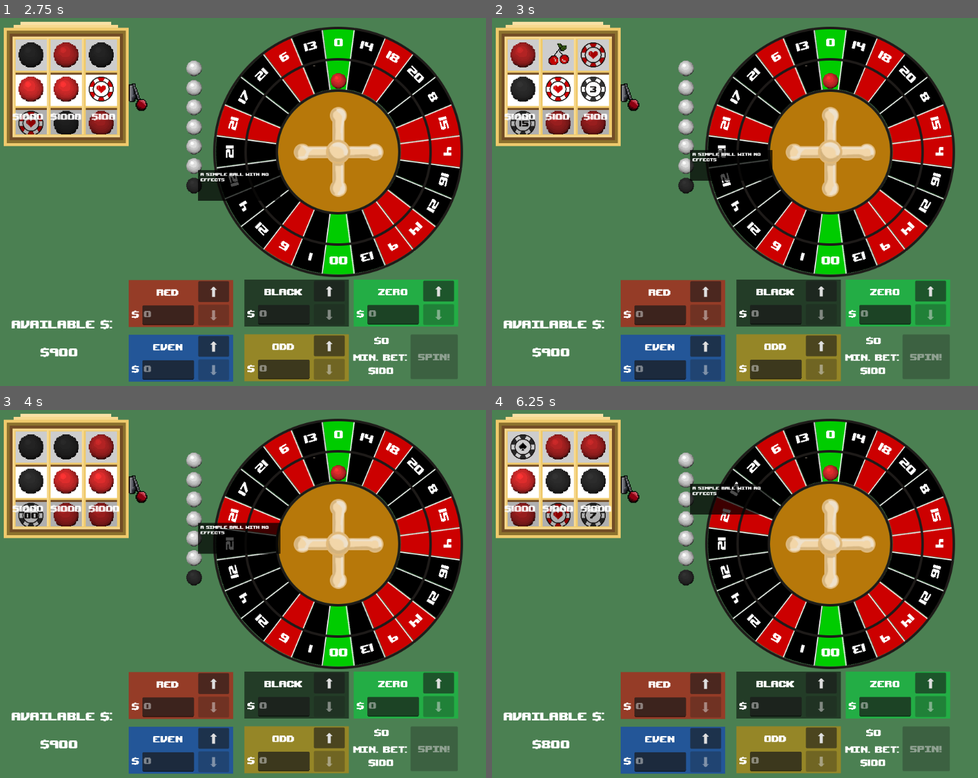
Above: before the commit, frames 1-4 (two rows, left to right).
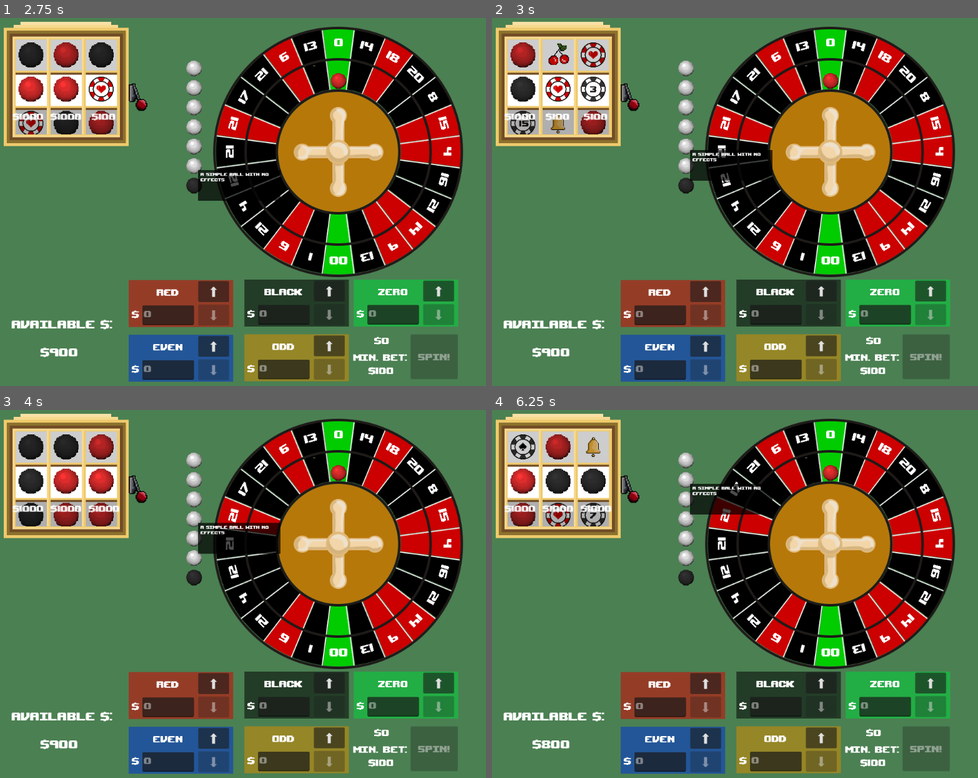
Above: after the commit, the same moments.

Repository: RossRKK/gmtk-game-jam-2025
Game: Godot game, scene res://scenes/roulette_scene.tscn
Two runs of this game, one before a commit and one after it. Both use one fixed random seed, a clock stepped at 60 frames per second and the inputs below. Sound files missing from this copy of the repository are replaced by a short silence.
Inputs (mouse positions are in pixels of both pictures, inside the frame that each line leads up to):
- Up to frame 1 (2.75 s): click (136, 84) at 0.5 s; click (194, 187) at 1.27 s; click (194, 165) at 2.02 s
- Up to frame 2 (3 s): click (686, 146) at 2.77 s
- Up to frame 3 (4 s): click (194, 520) at 3.52 s
- Up to frame 4 (6.25 s): click (628, 476) at 4.25 s; click (686, 498) at 5.02 s; click (686, 479) at 5.77 s

Frame 1 is identical in both runs. In frame 2, 0.2% of the frame differs, in the area x 11-17%, y 25-32%; in frame 3, 0.1%; in frame 4, 0.3%, in the area x 18-24%, y 6-14%.

Commit message:
Added power up for adding zeros

Diff:
--- a/scripts/power_up.gd
+++ b/scripts/power_up.gd
@@ -19,12 +19,14 @@
 	var power_ups: Array = [
 		PowerUpMakeColour.new_black,
 		PowerUpMakeColour.new_red,
+		PowerUpMakeColour.new_zero,
 		PowerUpDuplicateSegment.make,
 		PowerUpDuplicatePowerUp.make,
 	]
 	var weights: Array[int] = [
 		12 * BASIC_WEIGHT, # make red
 		12 * BASIC_WEIGHT, # make black
+		BASIC_WEIGHT, # make zero
 		SEGEMENT_DUPLICATE_WEIGHT,
 		POWER_UP_DUPLICATE_WEIGHT,
 		100, # red ball
--- a/scripts/power_ups/power_up_make_colour.gd
+++ b/scripts/power_ups/power_up_make_colour.gd
@@ -13,6 +13,13 @@
 	power_up.texture_normal = preload("res://assets/png/chip-red.png")
 	power_up.scale.x = 0.2
 	power_up.scale.y = 0.2
+	return power_up
+
+static func new_zero() -> PowerUpMakeColour:
+	var power_up = PowerUpMakeColour.new(Segment.RouletteColour.Zero)
+	power_up.texture_normal = preload("res://assets/png/power_clover.png")
+	power_up.scale.x = 0.4
+	power_up.scale.y = 0.4
 	return power_up
 
 var colour: Segment.RouletteColour
@@ -34,4 +41,4 @@
 	game.event_bus.help_text.emit("Click a segment to make it %s" % ["black" if colour == Segment.RouletteColour.Black else "red"])
 
 func description() -> String:
-	return "Make a segment %s" % Segment.RouletteColour.find_key(colour)
+	return "Make a segment %s coloured" % Segment.RouletteColour.find_key(colour)
